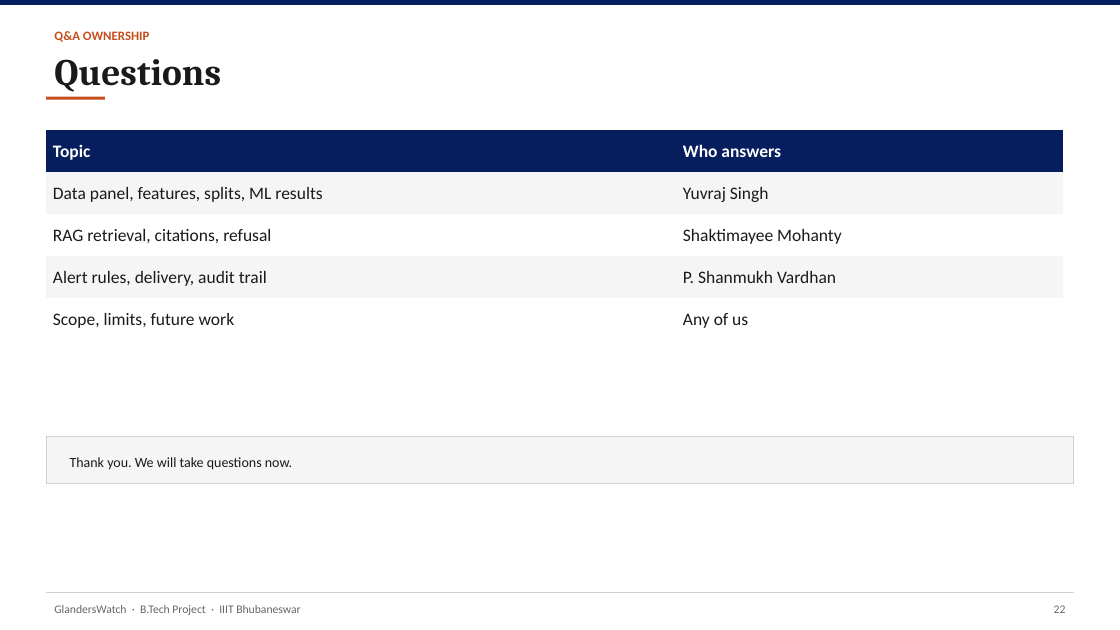
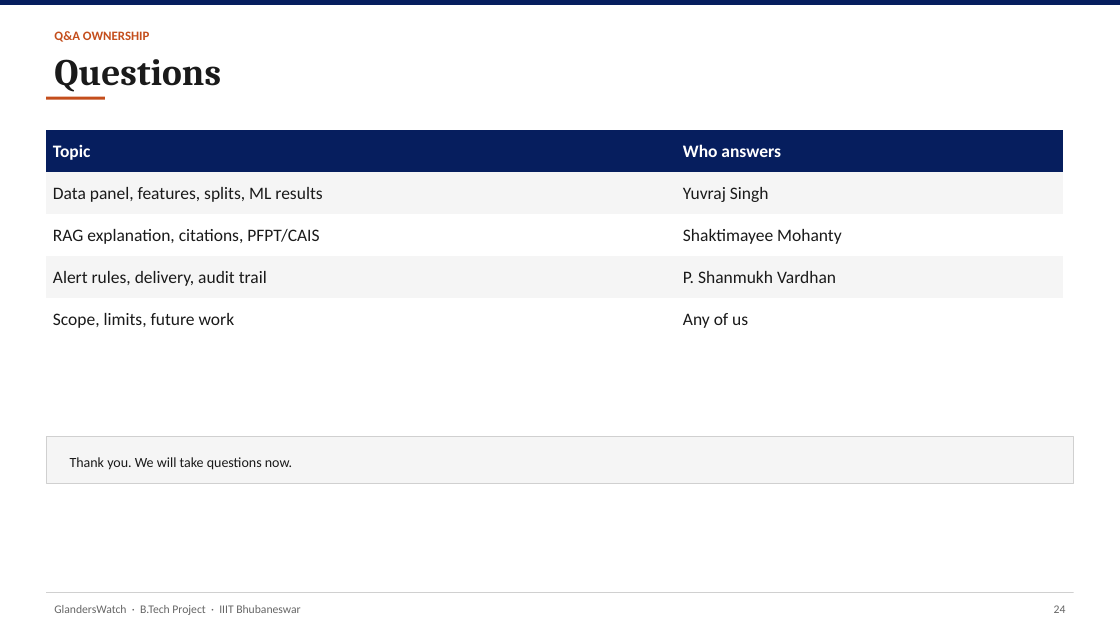
Before and after one commit to YuvrajSingh-mist/glandersWatch, a slide deck: slide 25 of slides/GlandersWatch_Deck.pptx (slide 23 before the commit). Drawn at 1120x630 pixels with LibreOffice and Linux fonts; fonts in the diff are those of the drawing. Boxes give left, top, right and bottom in pixels: in the first picture for what was removed or moved away, otherwise in the second. Text is boxed around its words. In the diff, an @@ line names an element or a change of style, - is before the commit and + after.

Commit message:
Align viva deck RAG slides with Final_v2 proposal content.
Add evidence-separation and PFPT/CAIS attribution-audit slides, refresh evaluation metrics and references, and retitle the RAG segment to the explanation layer.

```diff
--- a/slides/GlandersWatch_Deck.pptx
+++ b/slides/GlandersWatch_Deck.pptx
@@ table at (46, 130, 1063, 340) @@
-row 3, column 1: RAG retrieval, citations, refusal
+row 3, column 1: RAG explanation, citations, PFPT/CAIS
@@ text at (1054, 605, 1066, 613): text changed @@
-22
+24
```
Also in this commit, not shown: 11 other slides changed, 2 slides added, 1 other file.
